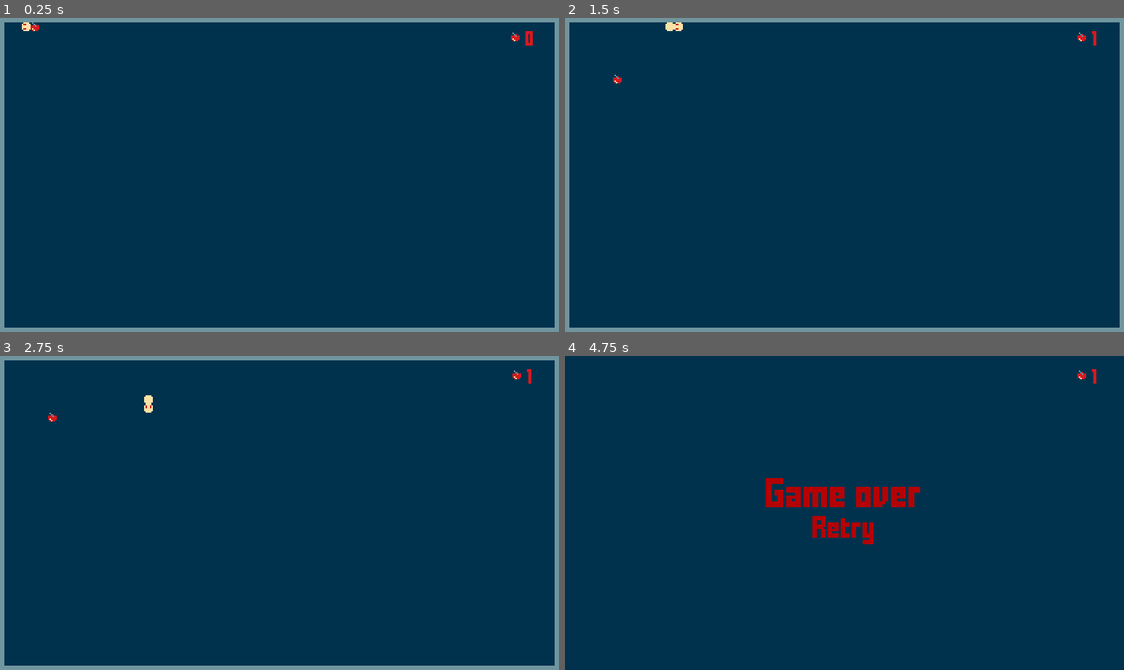
Above: before the commit, frames 1-4 (two rows, left to right).
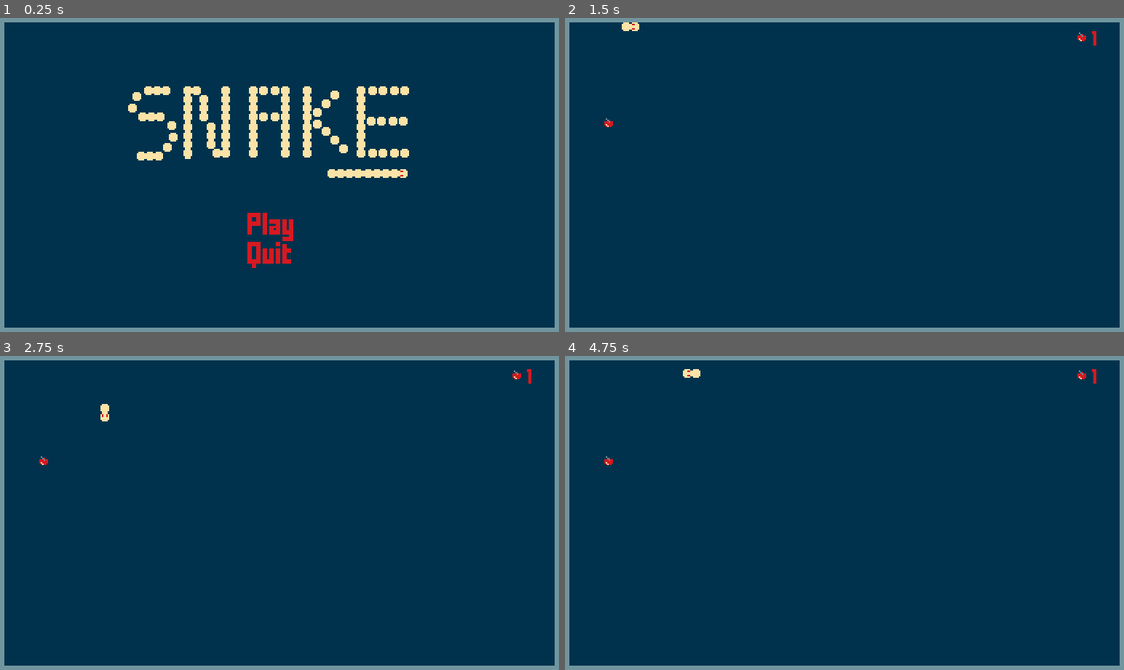
Above: after the commit, the same moments.

Repository: rrebane/godot-snake
Game: Godot game, scene res://scenes/ui/MainMenu.tscn
The game is run twice, just before and just after one commit, with the same random seed, the same clock (stepped at 60 frames per second) and the same inputs. Before the commit the project starts from res://scenes/Main.tscn.
Inputs (mouse positions are in pixels of both pictures, inside the frame that each line leads up to):
- Up to frame 1 (0.25 s): no input
- Up to frame 2 (1.5 s): click (838, 228) at 0.5 s, where only the run after the commit has a clickable "Play"; hold Right (ui_right) from 1.28 s (still down)
- Up to frame 3 (2.75 s): release Right (ui_right) at 2.03 s; hold Down (ui_down) from 2.03 s (still down)
- Up to frame 4 (4.75 s): release Down (ui_down) at 2.78 s; hold Right (ui_right) 2.78-3.53 s; hold Up (ui_up) 3.53-4.28 s; hold Left (ui_left) from 4.28 s (still down)

The runs differ from the first frame. In frame 1, 4.9% of the frame differs, in the area x 3-96%, y 1-80%; in frame 2, 0.2%; in frame 3, 0.2%; in frame 4, 6.3%, in the area x 0-100%, y 0-100%.

Commit message:
Add Main Menu

Diff:
--- a/project.godot
+++ b/project.godot
@@ -16,8 +16,8 @@
 [application]
 
 config/name="LOWREZ_SNAKE"
-run/main_scene="res://scenes/Main.tscn"
-config/icon="res://icon.png"
+run/main_scene="res://scenes/ui/MainMenu.tscn"
+config/icon="res://assets/bg_main_menu.png"
 
 [autoload]
 
--- /dev/null
+++ b/scenes/ui/Credits.gd
@@ -0,0 +1,5 @@
+extends Control
+
+func _on_Button_pressed():
+	LevelManager.goto_scene("res://scenes/ui/MainMenu.tscn")
+	pass # Replace with function body.
--- /dev/null
+++ b/scenes/ui/Credits.tscn
@@ -0,0 +1,55 @@
+[gd_scene load_steps=6 format=2]
+
+[ext_resource path="res://assets/bg_1.png" type="Texture" id=1]
+[ext_resource path="res://assets/themes/snake_theme.tres" type="Theme" id=2]
+[ext_resource path="res://assets/fonts/FFFFORWA.TTF" type="DynamicFontData" id=3]
+[ext_resource path="res://scenes/ui/Credits.gd" type="Script" id=4]
+
+[sub_resource type="DynamicFont" id=1]
+size = 10
+font_data = ExtResource( 3 )
+
+[node name="Credits" type="Control"]
+anchor_right = 1.0
+anchor_bottom = 1.0
+script = ExtResource( 4 )
+__meta__ = {
+"_edit_use_anchors_": false
+}
+
+[node name="TextureRect" type="TextureRect" parent="."]
+margin_right = 40.0
+margin_bottom = 40.0
+texture = ExtResource( 1 )
+
+[node name="CenterContainer" type="CenterContainer" parent="."]
+anchor_right = 1.0
+anchor_bottom = 1.0
+__meta__ = {
+"_edit_use_anchors_": false
+}
+
+[node name="VBoxContainer" type="VBoxContainer" parent="CenterContainer"]
+margin_left = 97.0
+margin_top = 54.0
+margin_right = 287.0
+margin_bottom = 162.0
+
+[node name="Label" type="Label" parent="CenterContainer/VBoxContainer"]
+margin_right = 190.0
+margin_bottom = 87.0
+theme = ExtResource( 2 )
+custom_fonts/font = SubResource( 1 )
+text = "Credits:
+Game by Mart
+Art by Mart
+Palette from Lospec
+Select sounds from FreeSFX"
+
+[node name="Button" type="Button" parent="CenterContainer/VBoxContainer"]
+margin_top = 91.0
+margin_right = 190.0
+margin_bottom = 108.0
+theme = ExtResource( 2 )
+text = "Back to Main Menu"
+[connection signal="pressed" from="CenterContainer/VBoxContainer/Button" to="." method="_on_Button_pressed"]
--- a/scenes/ui/MainMenu.gd
+++ b/scenes/ui/MainMenu.gd
@@ -22,4 +22,5 @@
 
 
 func _on_Quit_pressed():
+	get_tree().quit()
 	pass # Replace with function body.
Not shown, added: export_presets.cfg
